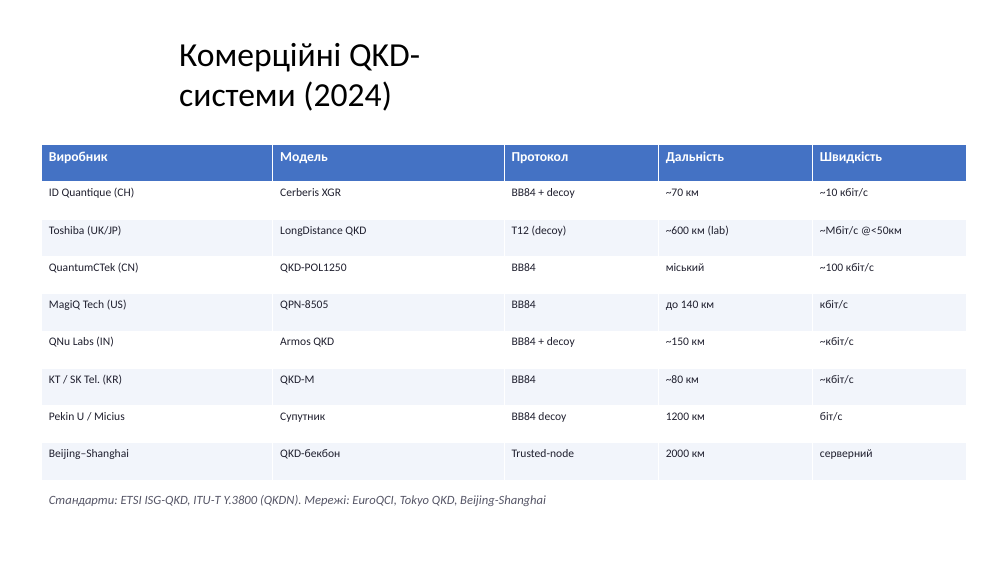
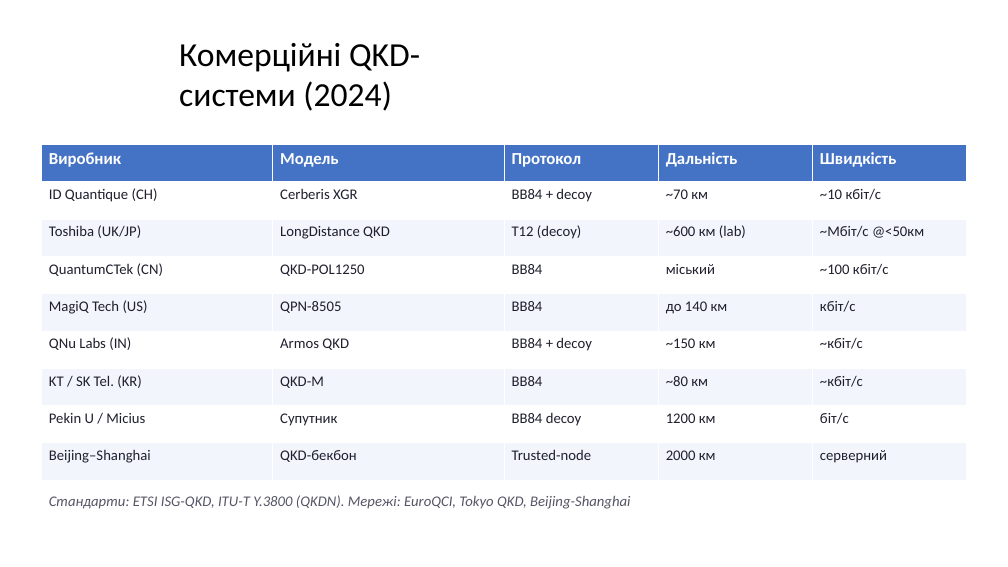
Before and after one commit to Andriykooo/ifntung-studies, a slide deck: slide 15 of Year 1/Постквантова криптографія/UA/2026/PPT/Презентація_4.pptx. Drawn at 1008x567 pixels with LibreOffice and Linux fonts; fonts in the diff are those of the drawing. Boxes give left, top, right and bottom in pixels: in the first picture for what was removed or moved away, otherwise in the second. Text is boxed around its words. In the diff, an @@ line names an element or a change of style, - is before the commit and + after.

Commit message:
feat(post-quantum-cryptography): update formatting for 4th lab

```diff
--- a/Year 1/Постквантова криптографія/UA/2026/PPT/Презентація_4.pptx
+++ b/Year 1/Постквантова криптографія/UA/2026/PPT/Презентація_4.pptx
@@ table at [42, 144, 967, 480] @@
@@ size 13 to 16 pt in "Виробник", "Модель", "Протокол", "Дальність" and 1 more places @@
@@ size 11 to 14 pt @@
@@ text "Стандарти: ETSI ISG-QKD, ITU-T Y.3800 ..." at [49, 495, 630, 509]: size 12 to 14 pt @@
```
Also in this commit, not shown: 7 other slides changed.
